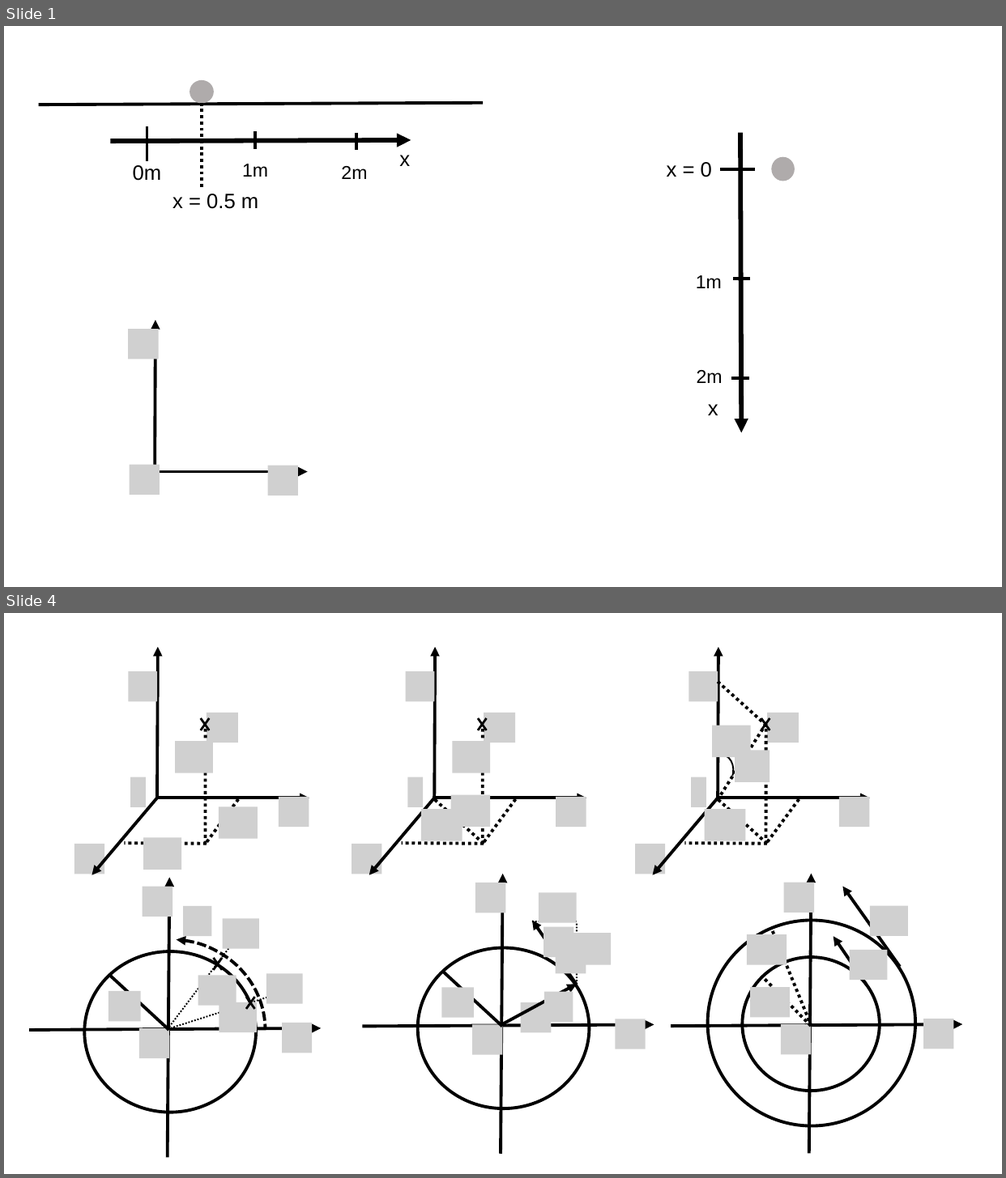
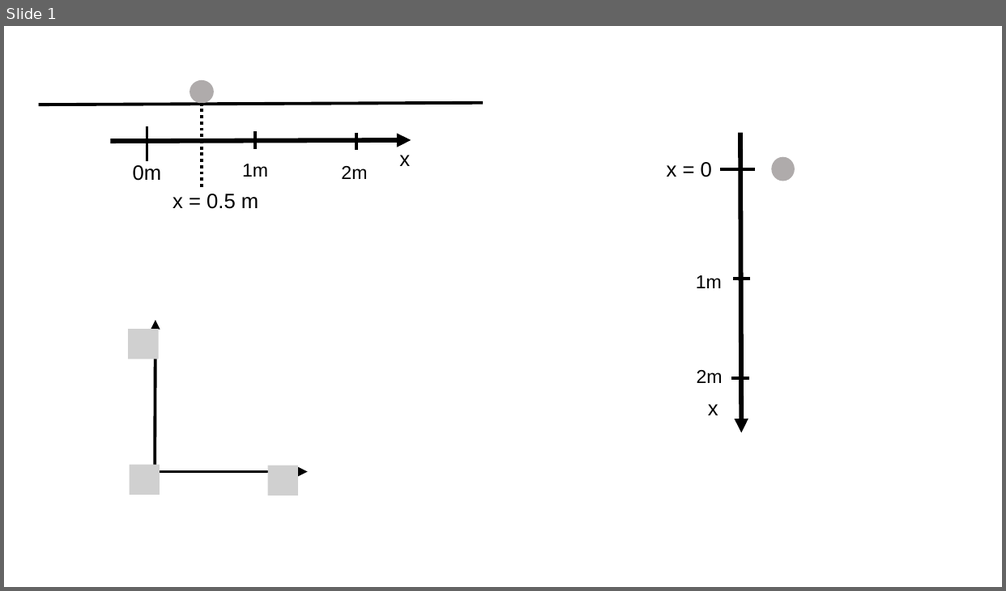
Before and after one commit to OSTP/PhysicsArtofModelling, a slide deck: tex/figures/DescribingMotionIn1D/Figures.pptx. Shown one above the other, each under a label of ours: slides 1 and 4 before the commit, slide 1 after it; the slides between them are not shown. The pictures are 1006x1178 and 1006x591 pixels, drawn with LibreOffice and Linux fonts; fonts in the diff are those of the drawing; grey boxes stand for pictures. Boxes give left, top, right and bottom in pixels: in the first picture for what was removed or moved away, otherwise in the second. Text is boxed around its words. In the diff, an @@ line names an element or a change of style, - is before the commit and + after.

```diff
--- a/tex/figures/DescribingMotionIn1D/Figures.pptx
+++ b/tex/figures/DescribingMotionIn1D/Figures.pptx
@@ slide 4 removed at box(4, 613, 1002, 1174), background #FFFFFF @@
@@ group removed at box(74, 647, 870, 875): 24 pictures, 13 lines, 9 arrows, 3 crosses, 3 arc (boxed as its full ellipse)s @@
@@ group removed at box(671, 874, 963, 1153): 7 pictures, 4 arrows, 2 ellipses, 2 lines @@
@@ group removed at box(363, 874, 654, 1154): 10 pictures, 4 arrows, 3 lines, 1 ellipse @@
@@ group removed at box(29, 877, 321, 1158): 9 pictures, 3 lines, 2 arrows, 2 crosses, 1 ellipse, 1 arc (boxed as its full ellipse) @@
```
Also in this commit, not shown: 1 slide added, 10 other slides removed, 1 other file.
